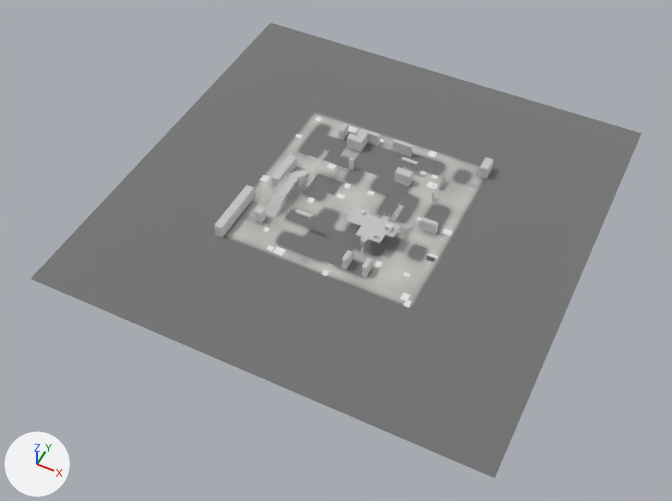
Before and after pictures for a commit that changed the glTF model public/assets/models/industrial-complex/terrain.glb.
Both versions are drawn from a 50 mm camera at (66.4, -144.8, 159.9) aimed at (-0.1, -11.8, -6.3). Lighting does not change. The marker at lower left points along +X, +Y and +Z. The picture after the commit comes second. Vertices at exactly the same position are counted once.

In view in the first picture: 'terrain'.
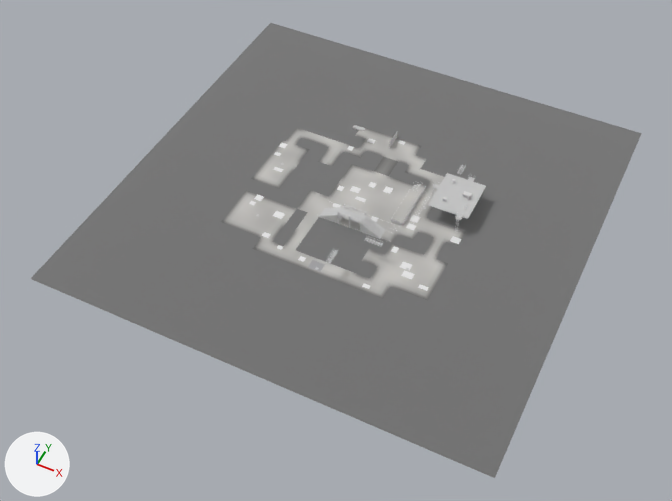
What differs and where, as boxes (x1, y1, x2, y2) in the pictures (672 x 501 px):
```json
{"part": 1, "of": "me_terrain", "change": "deleted", "before": [214, 116, 493, 307]}
{"part": 2, "of": "me_terrain", "change": "reshaped", "before": [223, 111, 486, 310], "after": [221, 125, 486, 300]}
{"part": 3, "of": "me_terrain", "change": "recoloured", "before": [227, 114, 480, 299], "after": [224, 129, 456, 299]}
{"part": 4, "of": "me_terrain", "change": "recoloured", "before": [232, 127, 458, 297], "after": [232, 127, 458, 297]}
{"part": 5, "of": "me_terrain", "change": "recoloured", "before": [316, 147, 465, 229], "after": [316, 147, 444, 229]}
```

Edits to the scene script, one JSON object a line:
```json
{"op": "add", "block": "mat_rubber", "code": ["mat_rubber = bpy.data.materials.new('rubber')", "# nodes: BsdfPrincipled, Mix, OutputMaterial, VertexColor", "# colours: white #e7e7e7, mixed with the vertex colours"]}
{"op": "add", "block": "mat_hazard", "code": ["mat_hazard = bpy.data.materials.new('hazard')", "# nodes: BsdfPrincipled, Mix, OutputMaterial, VertexColor", "# colours: white #e7e7e7, mixed with the vertex colours"]}
{"block": "me_terrain", "where": "# used by ob_terrain; location = (0.0, 0.0, 0.0)"}
{"op": "remove", "block": "me_terrain", "code": "me_terrain.from_pydata(...)  # 5189 vertices, 8348 faces; spans x -55.0..55.0, y -55.0..55.0, z -0.1..6.0"}
{"op": "add", "block": "me_terrain", "code": "me_terrain.from_pydata(...)  # 5280 vertices, 8544 faces; spans x -55.0..55.0, y -55.0..55.0, z -0.1..6.1"}
{"block": "me_terrain", "change": "me_terrain part 1: 249 loose pieces with 2728 vertices, spanning x -25.1..25.0, y -25.0..25.0, z -0.1..6.0, are deleted"}
{"block": "me_terrain", "change": "me_terrain part 2: 41 vertices moved from x -25.0..25.0, y -23.0..25.0, z 0.0 to x -27.0..27.0, y -21.0..17.0, z 0.0; 622 vertices removed from x -25.0..25.0, y -25.0..25.0, z -0.1..3.1; 3441 vertices added at x -27.0..27.0, y -25.1..25.0, z -0.1..6.1"}
{"block": "me_terrain", "change": "me_terrain part 3: 1432 kept faces spanning x -25.0..25.0, y -25.0..25.0, z 0.0 get new vertex colours"}
{"block": "me_terrain", "change": "me_terrain part 4: 659 faces spanning x -25.0..25.0, y -21.0..25.0, z 0.0 switch from mat_asphalt to mat_concrete_floor"}
{"block": "me_terrain", "change": "me_terrain part 5: 336 faces spanning x -11.0..21.0, y -9.0..17.0, z 0.0 switch from mat_concrete_floor to mat_asphalt"}
{"block": "me_terrain", "change": "other edits to the shape of me_terrain do not show in these pictures"}
{"op": "remove", "block": "me_terrain", "code": "me_terrain.materials.append(mat_concrete_wall)"}
{"op": "add", "block": "me_terrain", "code": "me_terrain.materials.append(mat_hazard)"}
{"op": "add", "block": "me_terrain", "code": "me_terrain.materials.append(mat_rubber)"}
```
